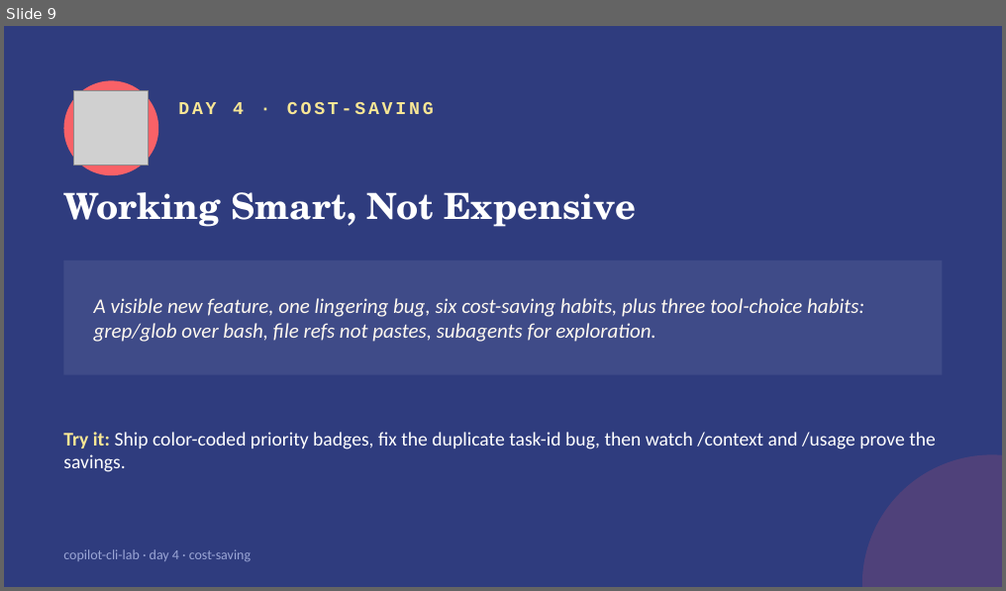
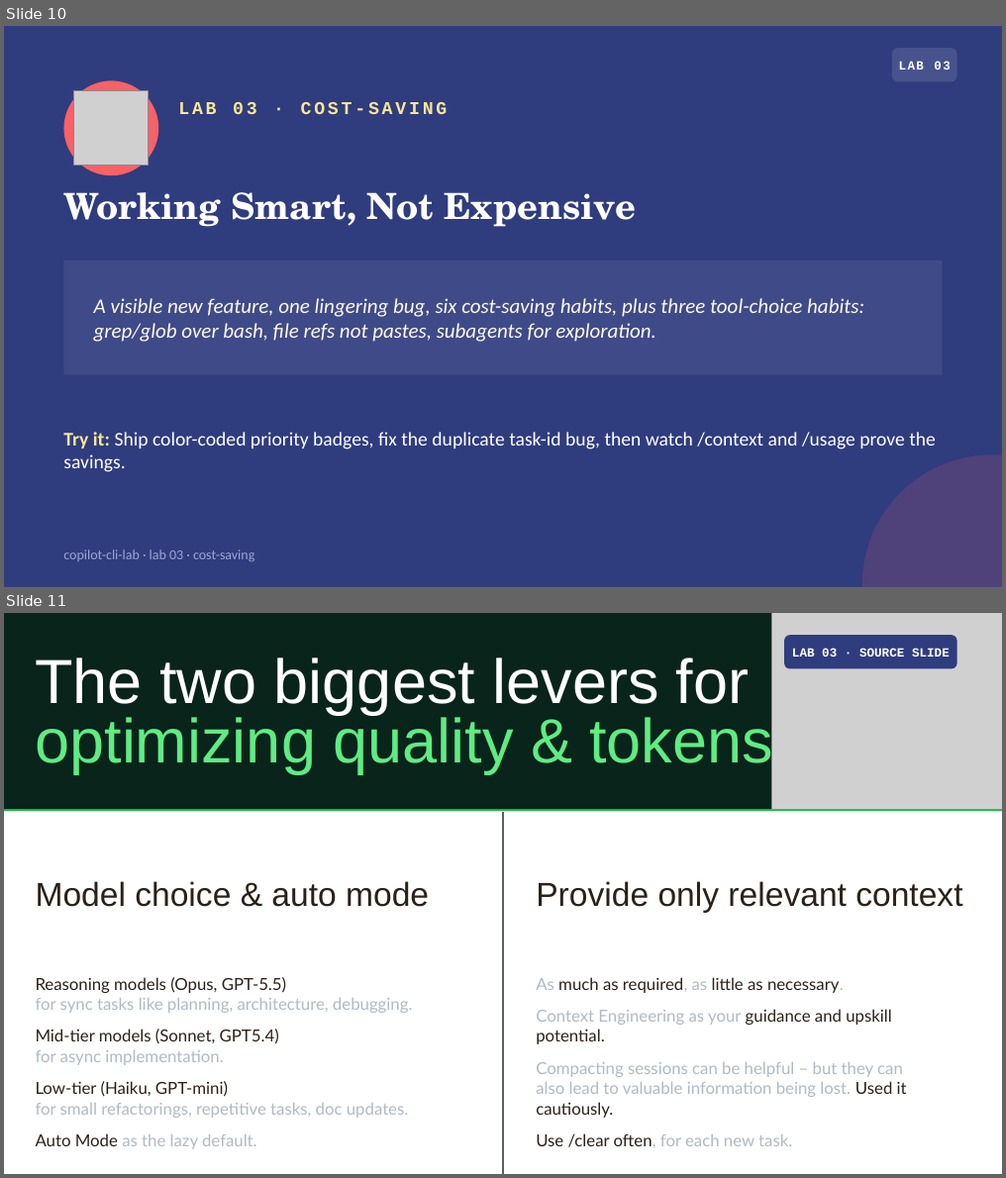
Before and after one commit to kandanai-leenutaphong-backup/copilot-cli-lab, a slide deck: slides/copilot-cli-lab.pptx. Shown one above the other, each under a label of ours: slide 9 before the commit, slides 10 and 11 after it. The pictures are 1006x591 and 1006x1178 pixels, drawn with LibreOffice and Linux fonts; fonts in the diff are those of the drawing; grey boxes stand for pictures. Boxes give left, top, right and bottom in pixels: in the first picture for what was removed or moved away, otherwise in the second. Text is boxed around its words. In the diff, an @@ line names an element or a change of style, - is before the commit and + after.

```diff
--- a/slides/copilot-cli-lab.pptx
+++ b/slides/copilot-cli-lab.pptx
@@ slide 11 added at (4, 613, 1002, 1174), background #FFFFFF @@
@@ rectangle added at (4, 613, 1002, 810), fill #09241A @@
@@ picture added at (772, 613, 1002, 809) @@
@@ rounded rectangle added at (784, 635, 957, 668), fill #2F3C7E, 9 pt, text #FFFFFF, bold @@
+LAB 03 · SOURCE SLIDE
@@ text added at (35, 658, 773, 774), 45 pt, text #5EEC83 @@
+The two biggest levers for optimizing quality & tokens
@@ line added from (4, 810) to (1002, 810), #0EBE3D 1.5 pt @@
@@ line added from (503, 813) to (503, 1174), #5A615C 0.75 pt @@
@@ freeform shape added at (35, 844, 62, 864), fill #FFFFFF @@
@@ freeform shape added at (41, 850, 46, 858), fill #FFFFFF @@
@@ freeform shape added at (536, 844, 563, 864), fill #FFFFFF @@
@@ freeform shape added at (542, 850, 547, 858), fill #FFFFFF @@
@@ freeform shape added at (47, 856, 54, 858), fill #FFFFFF @@
@@ freeform shape added at (548, 856, 555, 858), fill #FFFFFF @@
@@ text added at (36, 881, 429, 907), 24 pt, text #2B2118 @@
+Model choice & auto mode
@@ text added at (536, 881, 962, 913), 24 pt, text #2B2118 @@
+Provide only relevant context
@@ text added at (36, 977, 412, 1150), 12 pt, text #B0BAC3 @@
+Reasoning models (Opus, GPT-5.5)
+for sync tasks like planning, architecture, debugging.
+Mid-tier models (Sonnet, GPT5.4)
+for async implementation.
+Low-tier (Haiku, GPT-mini)
+for small refactorings, repetitive tasks, doc updates.
+Auto Mode as the lazy default.
@@ text added at (536, 977, 907, 1149), 12 pt, text #B0BAC3 @@
+As much as required, as little as necessary.
+Context Engineering as your guidance and upskill potential.
+Compacting sessions can be helpful – but they can also lead to valuable information being lost. Used it cautiously.
+Use /clear often, for each new task.
@@ what was slide 9 is now slide 10 @@
@@ slide 10 changed as well @@
@@ rounded rectangle added at (892, 48, 957, 81), fill #FFFFFF at 12% opacity @@
@@ text added at (899, 61, 950, 70), 9 pt, text #FFFFFF, bold @@
+LAB 03
@@ text at (178, 102, 448, 114): text changed @@
-DAY 4 · COST-SAVING
+LAB 03 · COST-SAVING
@@ text at (63, 550, 254, 562): text changed @@
-copilot-cli-lab · day 4 · cost-saving
+copilot-cli-lab · lab 03 · cost-saving
```
Also in this commit, not shown: 10 other slides changed, 8 other slides added, 4 slides removed, 2 other files.
